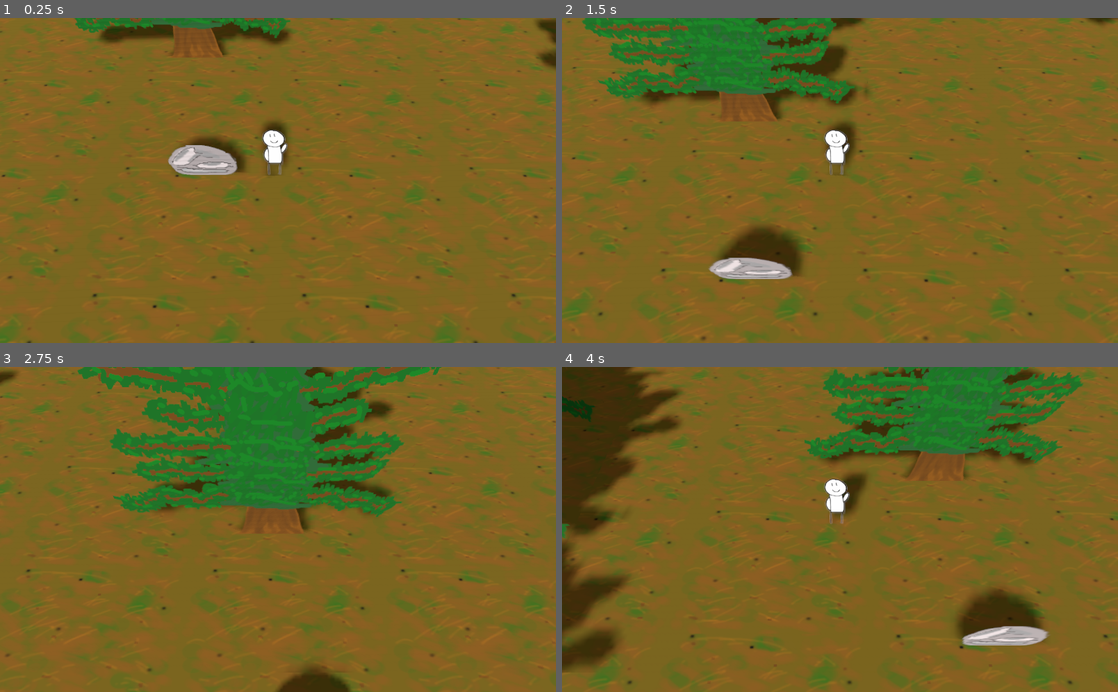
Above: before the commit, frames 1-4 (two rows, left to right).
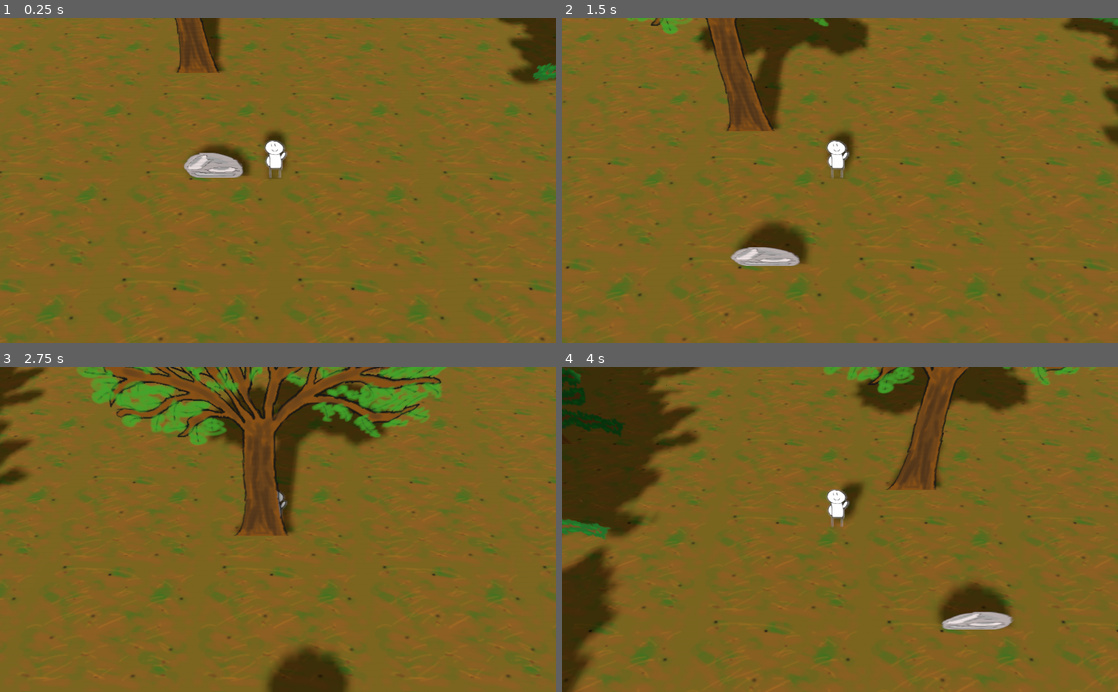
Above: after the commit, the same moments.

Repository: Schoperation/AllTheStarsAtNight
Game: Godot game, scene res://world/World.tscn
Two runs of this game, one before a commit and one after it. Both use one fixed random seed, a clock stepped at 60 frames per second and the inputs below.
Inputs (mouse positions are in pixels of both pictures, inside the frame that each line leads up to):
- Up to frame 1 (0.25 s): no input
- Up to frame 2 (1.5 s): tap Enter at 0.5 s; move the mouse to (812, 245) at 0.52 s; hold W (move_up) from 0.53 s (still down); move the mouse to (1006, 229) at 1.27 s
- Up to frame 3 (2.75 s): move the mouse to (111, 480) at 2.02 s; release W (move_up) at 2.03 s; hold A (move_left) from 2.03 s (still down)
- Up to frame 4 (4 s): move the mouse to (867, 529) at 2.77 s; move the mouse to (756, 448) at 3.52 s; release A (move_left) at 3.53 s; hold S (move_down) from 3.53 s (still down)

The runs differ from the first frame. In frame 1, 15% of the frame differs, in the area x 0-100%, y 0-100%; in frame 2, 22%; in frame 3, 30%; in frame 4, 28%.

Commit message:
Random trees, started on Examine tool

Diff:
--- /dev/null
+++ b/environment/Examine.gd
@@ -0,0 +1,33 @@
+extends Node
+
+"""
+Functions that help the player examine the whereabouts of their world.
+"""
+var mouseText = ""
+var mouseObj = null
+
+func _process(delta):
+	var mouseCoords = get_viewport().get_mouse_position()
+
+func onMouseEnter(object, objectName):
+
+	# What if there's an overlap?
+	if mouseObj != null:
+		onMouseExit(mouseObj, mouseText)
+
+	mouseText = "Examine " + objectName
+	mouseObj = object
+
+	# Highlight the object
+	if mouseObj.has_node("AnimatedSprite3D"):
+		mouseObj.get_node("AnimatedSprite3D").opacity = 0.70
+
+
+func onMouseExit(object, objectName):
+	mouseText = ""
+
+	# Unhighlight the object
+	if mouseObj.has_node("AnimatedSprite3D"):
+		mouseObj.get_node("AnimatedSprite3D").opacity = 1.00
+
+	mouseObj = null
--- /dev/null
+++ b/environment/Tree.gd
@@ -0,0 +1,27 @@
+extends StaticBody
+
+const Examine = preload("res://environment/Examine.gd")
+var examine = Examine.new()
+var mouseName = "Tree"
+
+# Called when the node enters the scene tree for the first time.
+func _ready():
+	# Randomize the sprite
+	var tree_types = $AnimatedSprite3D.frames.get_animation_names()
+	$AnimatedSprite3D.animation = tree_types[randi() % tree_types.size()]
+
+	if $AnimatedSprite3D.animation == "default":
+		mouseName = "Oak Tree"
+	elif $AnimatedSprite3D.animation == "pine":
+		mouseName = "Smooth Pine Tree"
+	elif $AnimatedSprite3D.animation == "pine_2":
+		mouseName = "Pine Tree"
+	else:
+		mouseName = "WHAT"
+
+func _on_Tree_mouse_entered():
+	examine.onMouseEnter(self, mouseName)
+
+
+func _on_Tree_mouse_exited():
+	examine.onMouseExit(self, mouseName)
--- a/environment/Tree.tscn
+++ b/environment/Tree.tscn
@@ -1,11 +1,12 @@
-[gd_scene load_steps=6 format=2]
+[gd_scene load_steps=7 format=2]
 
 [ext_resource path="res://assets/tree_proto.png" type="Texture" id=1]
 [ext_resource path="res://assets/pine_tree.png" type="Texture" id=2]
 [ext_resource path="res://assets/pine_tree_2.png" type="Texture" id=3]
+[ext_resource path="res://environment/Tree.gd" type="Script" id=4]
 
 [sub_resource type="BoxShape" id=1]
-extents = Vector3( 2.96161, 3.35155, 1 )
+extents = Vector3( 2.96161, 15.8236, 1 )
 
 [sub_resource type="SpriteFrames" id=2]
 animations = [ {
@@ -27,6 +28,8 @@
 
 [node name="Tree" type="StaticBody"]
 transform = Transform( 0.02, 0, 0, 0, 10, 0, 0, 0, 0.02, 0, 2.39059, 0 )
+input_capture_on_drag = true
+script = ExtResource( 4 )
 
 [node name="CollisionShape" type="CollisionShape" parent="."]
 transform = Transform( 1, 0, 0, 0, 1, 0, 0, 0, 1, -1.04729, 0.745626, 4.70399 )
@@ -37,4 +40,5 @@
 shaded = true
 alpha_cut = 2
 frames = SubResource( 2 )
-animation = "pine_2"
+[connection signal="mouse_entered" from="." to="." method="_on_Tree_mouse_entered"]
+[connection signal="mouse_exited" from="." to="." method="_on_Tree_mouse_exited"]
--- a/world/World.tscn
+++ b/world/World.tscn
@@ -22,7 +22,7 @@
 transform = Transform( 1, 0, 0, 0, 1, 0, 0, 0, 1, 0, 2.35781, 0 )
 
 [node name="Camera" type="Camera" parent="Player"]
-transform = Transform( 1, 0, 0, 0, 0.364714, 0.93112, 0, -0.93112, 0.364714, 0.340947, 20.4014, 10.6674 )
+transform = Transform( 1, 0, 0, 0, 0.364714, 0.93112, 0, -0.93112, 0.364714, 0.340949, 24.2156, 11.8481 )
 environment = SubResource( 1 )
 current = true
 
